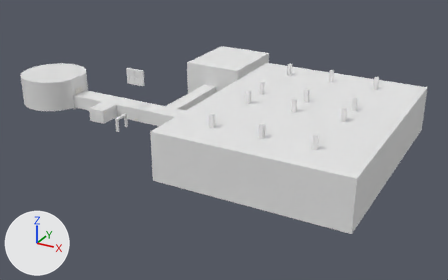
An edit to the Blender file Assets/Scenes/Asylum.blend, drawn before and after from the same camera.
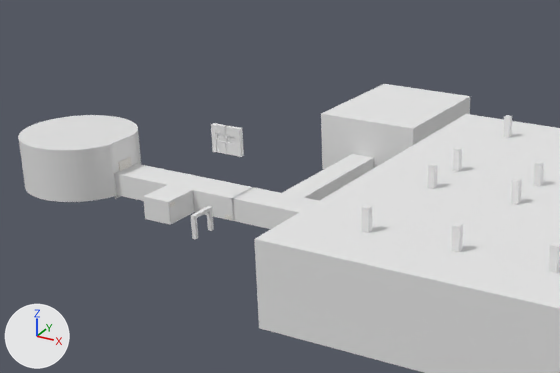
Each version is shown whole from a camera (50 mm lens) standing at (97.7, -117.6, 56.9) and looking at (28.8, 7.6, -5.8), then close up on the part from 2% to 71% of the width and 0% to 73% of the height. The axes (+X, +Y, +Z) are drawn at lower left. The lights are the same throughout.
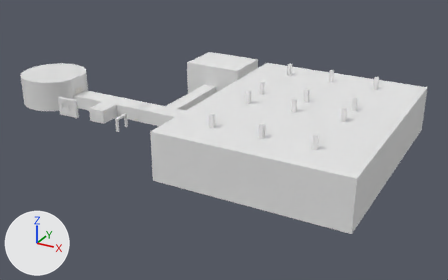
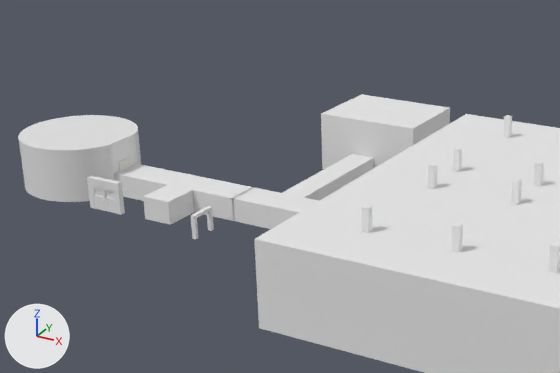
Commit message: Working on the Asylum

Location of each change, (x1, y1, x2, y2) in pixels of the close-ups (560 x 373 px; the box of a moved part takes in the faces that stretch with it):
'Cube.004', mesh rescaled (13% narrower, 12% shorter)
    before: (321, 84, 470, 169)
    after: (321, 94, 450, 169)
'ARCH.004', moved
    before: (211, 123, 244, 157)
    after: (87, 176, 125, 215)
'DoubleDoors_Door1', moved
    before: (216, 133, 227, 154)
    after: (93, 187, 106, 211)
'DoubleDoors_Door1.001', moved
    before: (226, 134, 236, 156)
    after: (103, 189, 116, 213)
part 1 of me_cube_007, moved or reshaped
    before: (321, 84, 470, 145)
    after: (321, 94, 450, 145)

The change in detail:
me_cube_007 has 12 vertices, 6 faces and spans x -7.3..8.5, y 13.2..33.1, z -1.5..7.4.
me_cube_007 is used by ob_cube_004; location (15.6, 10.3, -0.2).
me_cube_007 part 1: the whole mesh is scaled about its middle by (1, 0.625, 1), then moved by (0.0, -3.7, 0.0).
Object 'ARCH.004' (ob_arch_004) moves from (5.0, 4.1, 8.3) to (5.0, -20.8, 8.3).
